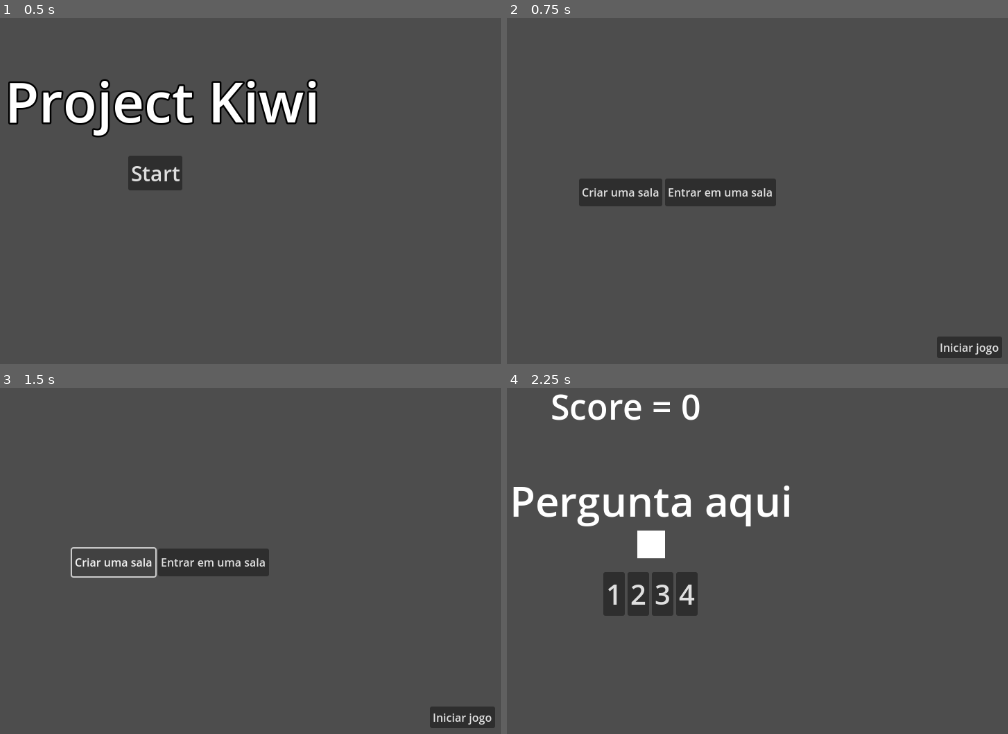
Above: before the commit, frames 1-4 (two rows, left to right).
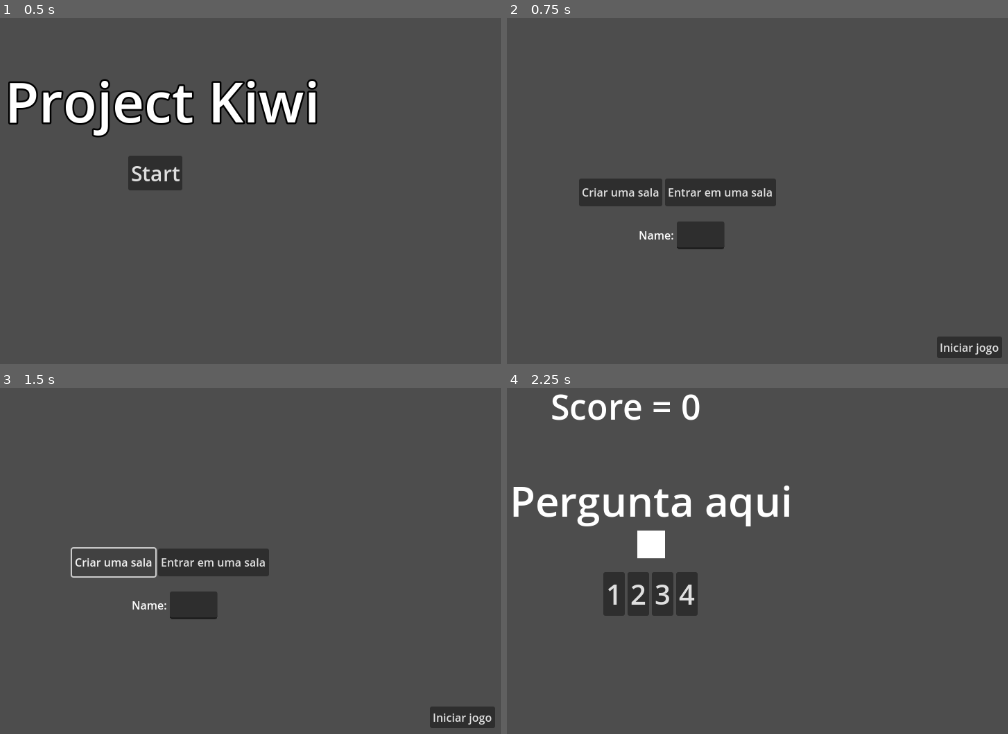
Above: after the commit, the same moments.

Repository: helpmeagain/project-kiwi
Game: Godot game, scene res://src/scenes/main-menu.tscn
Same seed, same stepped clock (60 frames per second), same inputs: the game is played once before the commit and once after it.
Inputs:
- Up to frame 1 (0.5 s): no input
- Up to frame 2 (0.75 s): click "Start" at 0.5 s
- Up to frame 3 (1.5 s): click "Criar uma sala" at 1.25 s
- Up to frame 4 (2.25 s): click "Iniciar jogo" at 2 s

Frame 1 is identical in both runs. In frame 2, 0.8% of the frame differs, in the area x 26-44%, y 58-67%; in frame 3, 0.8%; in frame 4, nothing differs.
Error before the commit: Invalid operands 'String' and 'int' in operator '+'. (res://src/scripts/multiplayer_controller.gd:35)
Error after the commit: Invalid operands 'String' and 'int' in operator '+'. (res://src/scripts/multiplayer_controller.gd:47)

Commit message:
feat: add multiplayer player manager

Diff:
--- a/project.godot
+++ b/project.godot
@@ -14,3 +14,7 @@
 run/main_scene="res://src/scenes/main-menu.tscn"
 config/features=PackedStringArray("4.4", "Forward Plus")
 config/icon="res://icon.svg"
+
+[autoload]
+
+MultiplayerPlayerManager="*res://src/scripts/multiplayer_player_manager..gd.gd"
--- a/src/scenes/multiplayer-menu.tscn
+++ b/src/scenes/multiplayer-menu.tscn
@@ -34,6 +34,20 @@
 offset_bottom = 573.0
 text = "Iniciar jogo"
 
+[node name="NameInputContainer" type="HBoxContainer" parent="."]
+layout_mode = 0
+offset_left = 546.0
+offset_top = 376.0
+offset_right = 669.0
+offset_bottom = 416.0
+
+[node name="NameLabel" type="Label" parent="NameInputContainer"]
+layout_mode = 2
+text = "Name:"
+
+[node name="NameLineEdit" type="LineEdit" parent="NameInputContainer"]
+layout_mode = 2
+
 [connection signal="pressed" from="HBoxContainer/HostButton" to="." method="_on_host_button_pressed"]
 [connection signal="pressed" from="HBoxContainer/JoinButton" to="." method="_on_join_button_pressed"]
 [connection signal="pressed" from="StartButton" to="." method="_on_start_button_pressed"]
--- a/src/scripts/multiplayer_controller.gd
+++ b/src/scripts/multiplayer_controller.gd
@@ -18,6 +18,7 @@
 
 func player_connected_to_server():
 	print("Connected to server")
+	send_player_information.rpc_id(1, $NameInputContainer/NameLineEdit.text, multiplayer.get_unique_id())
 
 func player_connection_failed():
 	print("Connection failed")
@@ -28,6 +29,17 @@
 	get_tree().root.add_child(scene)
 	self.hide()
 
+@rpc("any_peer")
+func send_player_information(name, id):
+	if (!MultiplayerPlayerManager.players.has(id)):
+		MultiplayerPlayerManager.players[id] = {
+			"name": name,
+			"id": id
+		}
+	if multiplayer.is_server():
+		for i in MultiplayerPlayerManager.players:
+			send_player_information.rpc(MultiplayerPlayerManager.players[i].name, i)
+
 func _on_host_button_pressed() -> void:
 	peer = ENetMultiplayerPeer.new()
 	var error = peer.create_server(port, 45)
@@ -37,6 +49,7 @@
 	# peer.get_host().compress(ENetConnection.COMPRESS_RANGE_CODER)
 
 	multiplayer.set_multiplayer_peer(peer)
+	send_player_information("Teacher", multiplayer.get_unique_id())
 	print("Waiting for players...")
 
 func _on_join_button_pressed() -> void:
--- /dev/null
+++ b/src/scripts/multiplayer_player_manager..gd.gd
@@ -0,0 +1,3 @@
+extends Node
+
+var players = {}
Not shown, added: src/scripts/multiplayer_player_manager..gd.gd.uid
